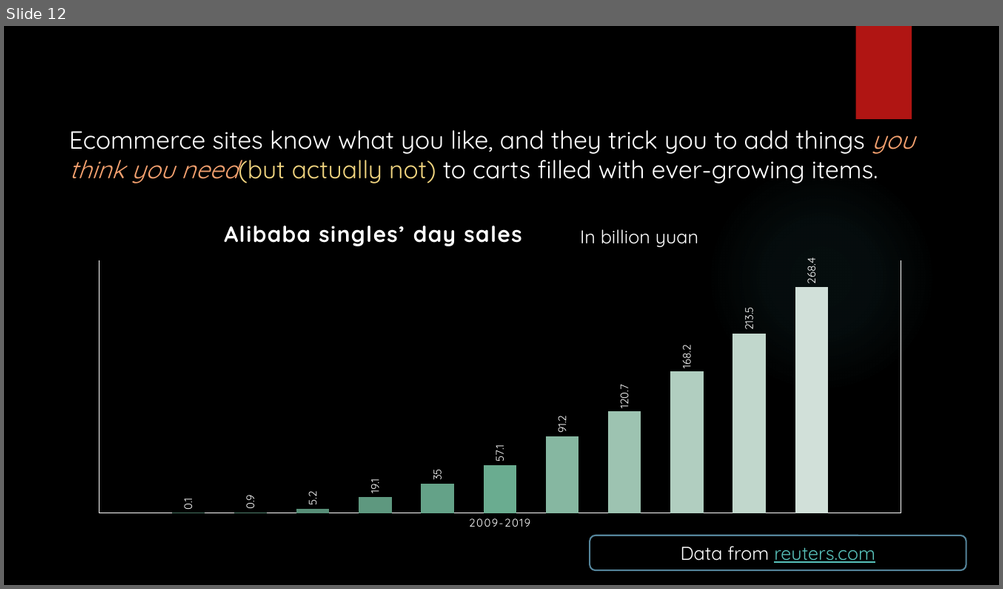
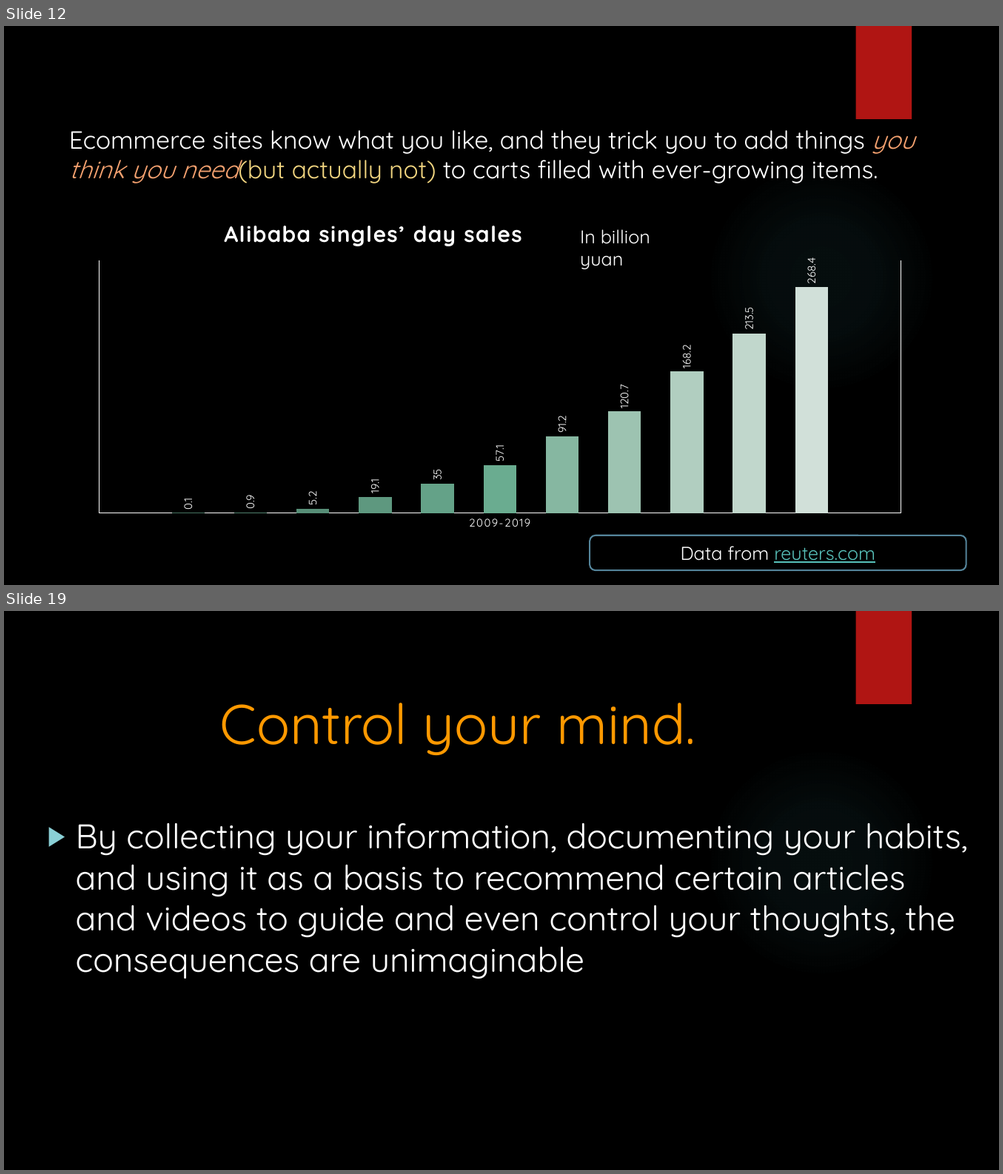
Before and after one commit to Puled/JustRandomFun, a slide deck: Privacy.pptx. Shown one above the other, each under a label of ours: slide 12 before the commit, slides 12 and 19 after it; the slides between them are not shown. The pictures are 1003x589 and 1003x1174 pixels, drawn with LibreOffice and Linux fonts; fonts in the diff are those of the drawing; background and template pictures are left out. Boxes give left, top, right and bottom in pixels: in the first picture for what was removed or moved away, otherwise in the second. Text is boxed around its words. In the diff, an @@ line names an element or a change of style, - is before the commit and + after.

```diff
--- a/Privacy.pptx
+++ b/Privacy.pptx
@@ slide 19 added at [4, 611, 999, 1170], background picture (left out); not listed: 2 template elements that a slide beside it also shows @@
@@ text added at [220, 703, 695, 755], 54 pt, text #FF9900 @@
+Control your mind.
@@ text added at [76, 823, 967, 980], 33 pt, text #FFFFFF @@
+▶ By collecting your information, documenting your habits, and using it as a basis to recommend certain articles and videos to guide and even control your thoughts, the consequences are unimaginable
@@ slide 12 changed as well @@
@@ text "In billion yuan" rewrapped from [580, 230, 698, 247] to [580, 230, 650, 269] @@
```
Also in this commit, not shown: 10 other slides changed, 9 other slides added.
